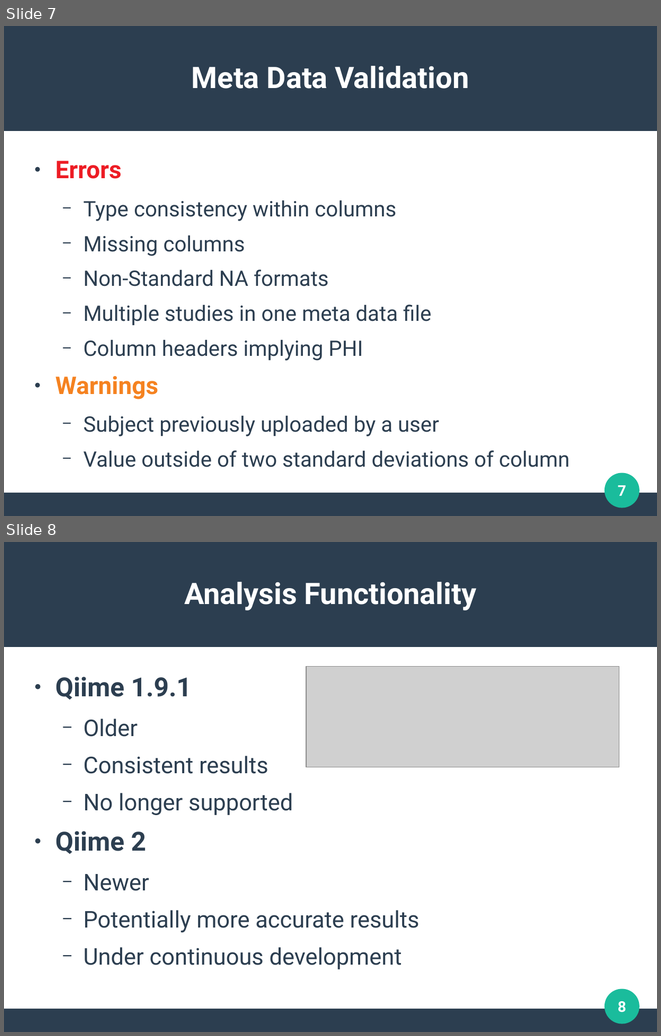
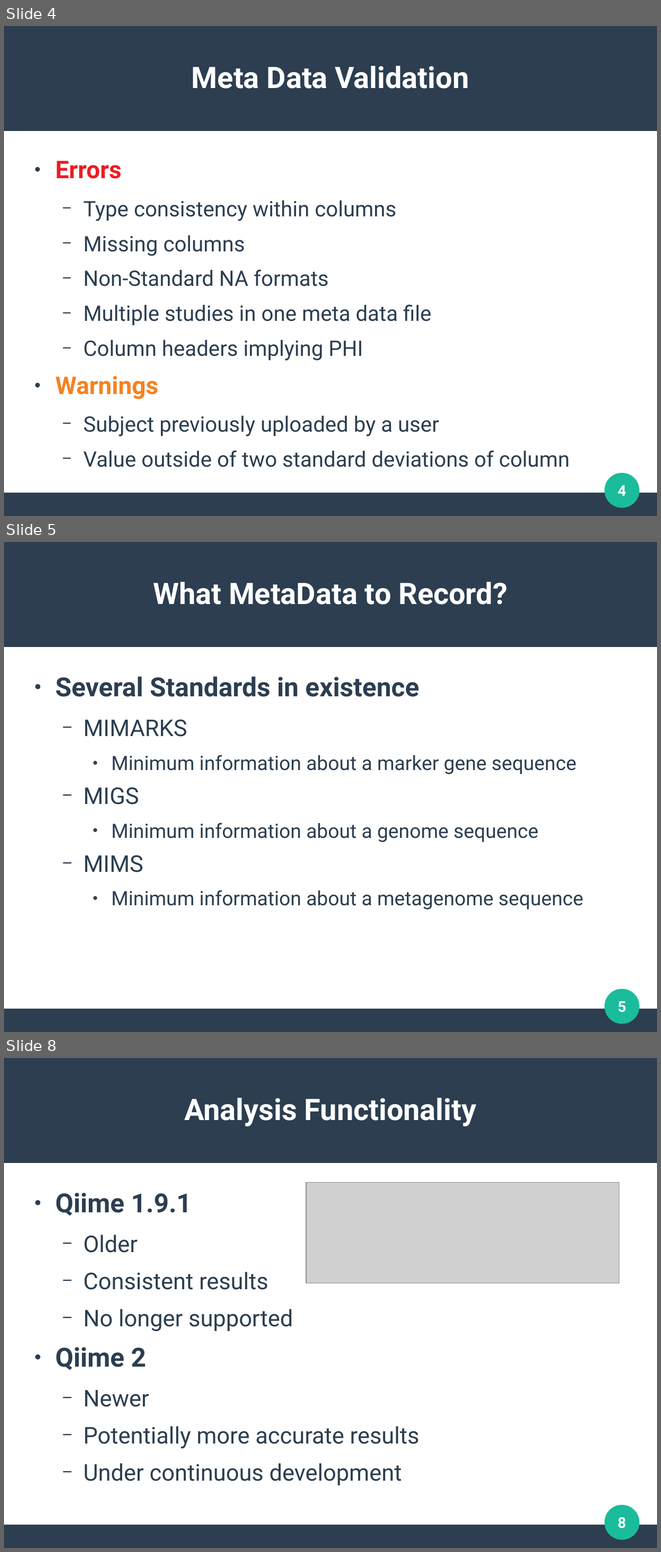
Before and after one commit to clemente-lab/mmeds-meta, a slide deck: sql/mmeds.odp. Shown one above the other, each under a label of ours: slides 7 and 8 before the commit, slides 4, 5 and 8 after it; the slides between them are not shown. The pictures are 661x1036 and 661x1552 pixels, drawn with LibreOffice and Linux fonts; fonts in the diff are those of the drawing; grey boxes stand for pictures. Boxes give left, top, right and bottom in pixels: in the first picture for what was removed or moved away, otherwise in the second. Text is boxed around its words. In the diff, an @@ line names an element or a change of style, - is before the commit and + after.

```diff
--- a/sql/mmeds.odp
+++ b/sql/mmeds.odp
@@ slide 5 added at (4, 542, 657, 1032), background #FFFFFF; not listed: 3 template elements that a slide beside it also shows @@
@@ title added at (153, 582, 508, 605), 36 pt, text #FFFFFF, bold @@
+What MetaData to Record?
@@ text added at (55, 676, 583, 909), 24 pt, text #2C3E50 @@
+● Several Standards in existence
+  − MIMARKS
+    ● Minimum information about a marker gene sequence
+  − MIGS
+    ● Minimum information about a genome sequence
+  − MIMS
+    ● Minimum information about a metagenome sequence
@@ page number added at (618, 1001, 626, 1012), 18 pt, text #FFFFFF, bold @@
+5
@@ what was slide 7 is now slide 4 @@
@@ page number at (618, 485, 626, 496): text changed @@
-7
+4
```
Also in this commit, not shown: 3 other slides added, 2 slides removed, 4 other files.
